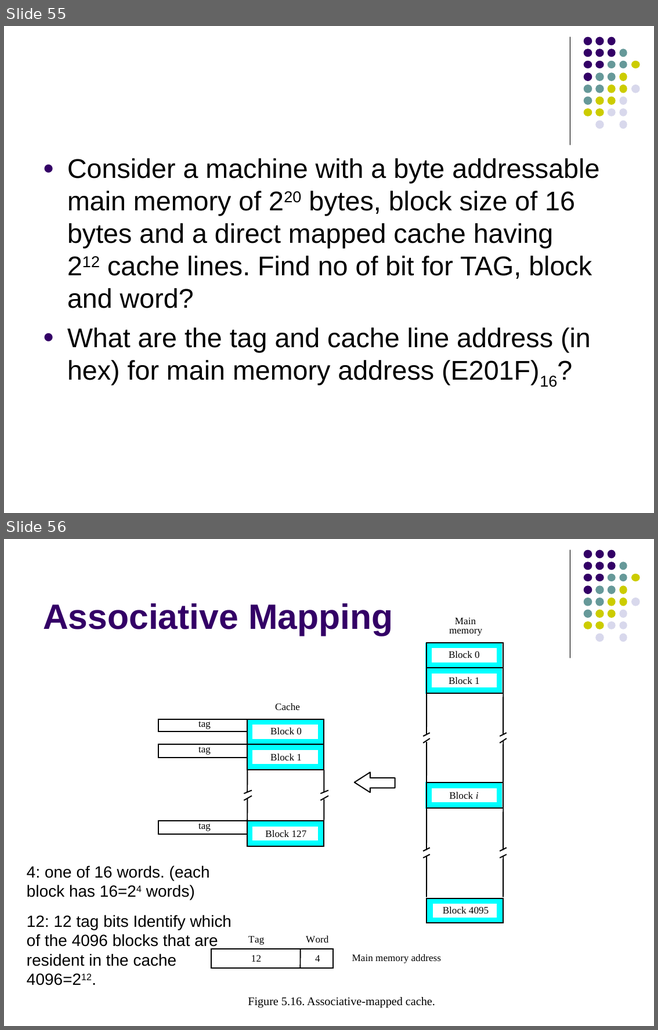
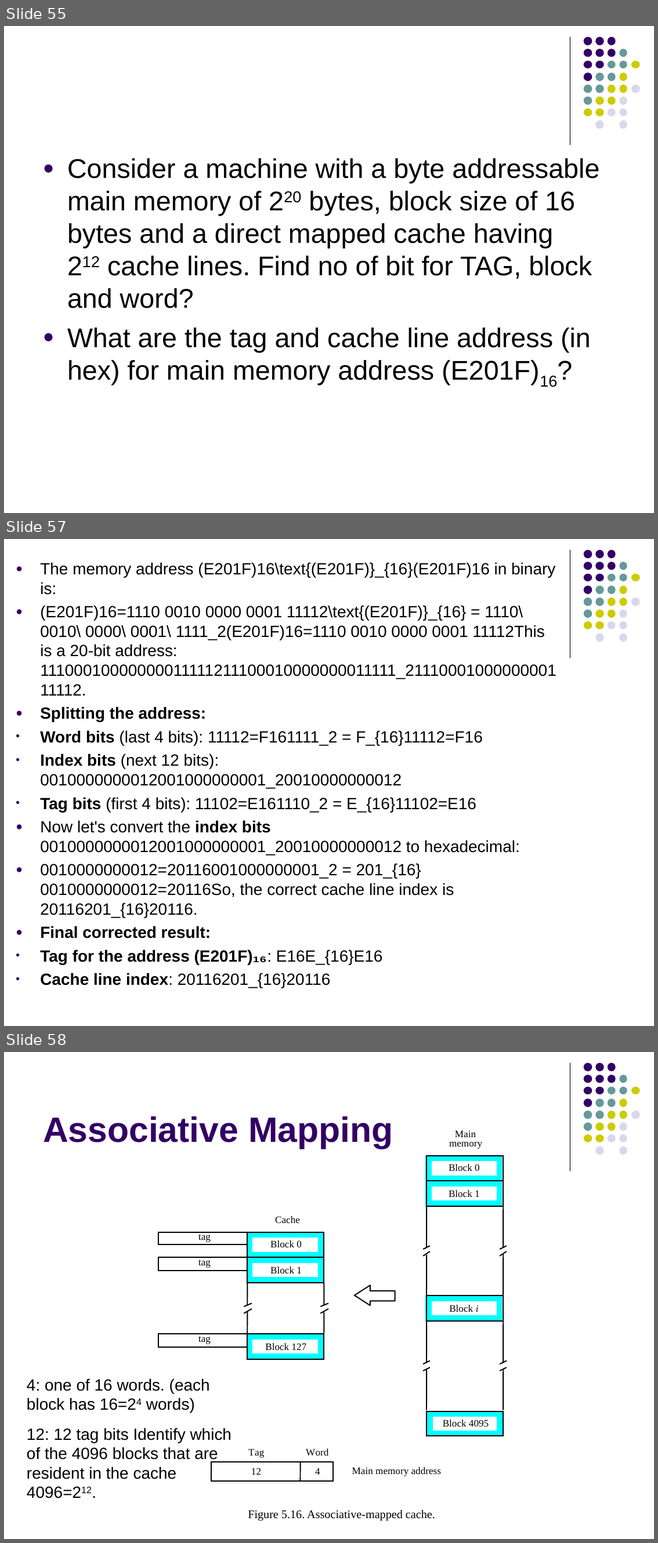
Before and after one commit to Khushi130404/Assembly_8085_Processor, a slide deck: CO_Study/7_memeory1_ams.ppt. Shown one above the other, each under a label of ours: slides 55 and 56 before the commit, slides 55, 57 and 58 after it; the slides between them are not shown. The pictures are 658x1030 and 658x1543 pixels, drawn with LibreOffice and Linux fonts; fonts in the diff are those of the drawing. Boxes give left, top, right and bottom in pixels: in the first picture for what was removed or moved away, otherwise in the second. Text is boxed around its words. In the diff, an @@ line names an element or a change of style, - is before the commit and + after.

Commit message:
Memory-Slide-Add

```diff
--- a/CO_Study/7_memeory1_ams.ppt
+++ b/CO_Study/7_memeory1_ams.ppt
@@ slide 57 added at <box>4,539,654,1026</box>, background #FFFFFF; not listed: 32 template elements that a slide beside it also shows @@
@@ text added at <box>40,562,556,988</box>, 18 pt, text #000000 @@
+● The memory address (E201F)16\text{(E201F)}_{16}(E201F)16 in binary is:
+● (E201F)16=1110 0010 0000 0001 11112\text{(E201F)}_{16} = 1110\ 0010\ 0000\ 0001\ 1111_2(E201F)16=1110 0010 0000 0001 11112This is a 20-bit address: 11100010000000011111211100010000000011111_2111000100000000111112.
+● Splitting the address:
+• Word bits (last 4 bits): 11112=F161111_2 = F_{16}11112=F16
+• Index bits (next 12 bits): 0010000000012001000000001_20010000000012
+• Tag bits (first 4 bits): 11102=E161110_2 = E_{16}11102=E16
+● Now let's convert the index bits 0010000000012001000000001_20010000000012 to hexadecimal:
+● 0010000000012=20116001000000001_2 = 201_{16}0010000000012=20116So, the correct cache line index is 20116201_{16}20116.
+● Final corrected result:
+• Tag for the address (E201F)₁₆: E16E_{16}E16
+• Cache line index: 20116201_{16}20116
@@ what was slide 56 is now slide 58 @@
```
Also in this commit, not shown: 1 other slide added.
